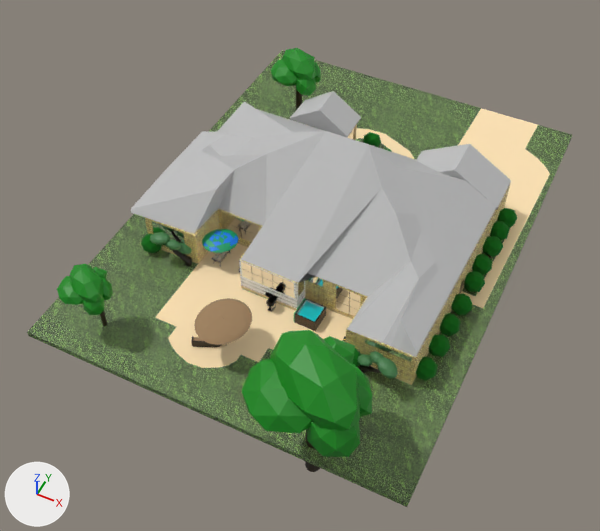
Two versions of the glTF model Gangsta Wizards/Main/BUILDINGS/Residential/R-3/Tipp.glb, one commit apart.
The view is the same before and after, from a camera (50 mm lens) standing at (23.7, -71.7, 60.1) and looking at (-0.4, -23.3, -0.3). Every picture has the same lights, and +X, +Y and +Z are marked at lower left. The older version comes first. Where no turn or scale is listed for an object, it has been applied to the vertices. Vertices at exactly the same position are counted once.

In view in the first picture: 'Building', 'Concrete', 'Ground.001', 'Leaves', 'Roof', 'Shrubs', 'Tree4', 'Trunk', 'Umbrella1', 'Umbrella1.001' and 6 more.
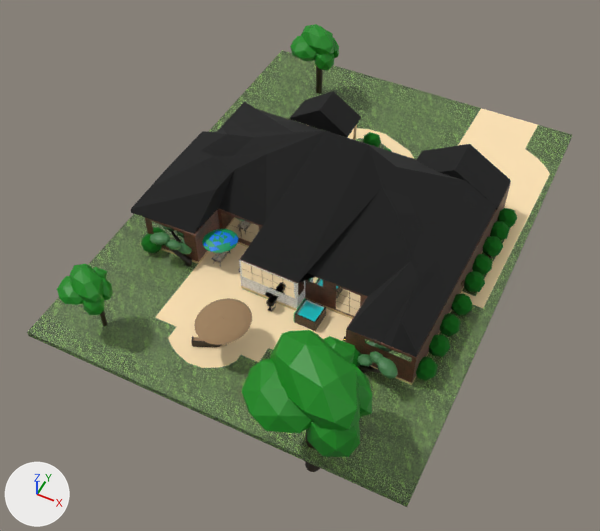
Boxes (x1, y1, x2, y2) around the edits, measured in the pictures (600 x 531 px; the box of a moved part takes in the faces that stretch with it):
'Roof', recoloured (grey to black): (131, 91, 511, 357) in both
'Leaves', reshaped: before (57, 48, 372, 457); after (57, 24, 372, 457)
'Building', surface changed: (145, 112, 511, 385) in both
'Trunk', reshaped (6% taller): before (100, 90, 320, 472); after (100, 66, 323, 472)
part 1 of me_cylinder_002, moved or reshaped (mostly hidden): before (296, 90, 302, 110); after (316, 66, 323, 94)
part 2 of me_sphere_005, moved or reshaped: before (271, 60, 297, 86); after (290, 36, 316, 61)
part 3 of me_sphere_005, moved or reshaped: before (315, 62, 321, 83); after (333, 38, 339, 58)
part 4 of me_sphere_005, moved or reshaped: before (281, 48, 316, 80); after (301, 24, 334, 55)
part 5 of me_sphere_005, moved or reshaped: before (296, 78, 316, 96); after (315, 53, 334, 71)

Diff of the bpy script that builds the scene:
```diff
--- a/Gangsta Wizards/Main/BUILDINGS/Residential/R-3/Tipp.glb.py
+++ b/Gangsta Wizards/Main/BUILDINGS/Residential/R-3/Tipp.glb.py
@@ img_dark_brown_brick @@
+img_dark_brown_brick = load_image('Dark Brown Brick', '_unpacked/Dark_Brown_Brick', 1133, 1108, 'sRGB')
@@ mat_brick @@
 mat_brick = principled_material('Brick')
-mat_brick.texture = img_yellow_brick
+mat_brick.texture = img_dark_brown_brick
@@ mat_roof @@
 mat_roof = principled_material('Roof')
-mat_roof.base_color = (0.518, 0.518, 0.518)  # light grey #bfbfbf
+mat_roof.base_color = (0.00925, 0.00925, 0.00925)  # black #181818
 mat_roof.roughness = 1.0
@@ me_cylinder_002 @@
 # used by ob_trunk; location = (-10.77, -2.94, 2.94)
-me_cylinder_002.from_pydata(...)  # 60 vertices, 108 faces; spans x -2.4..20.7, y -37.9..0.4, z -7.1..4.8
+me_cylinder_002.from_pydata(...)  # 60 vertices, 108 faces; spans x -2.4..20.7, y -37.9..5.8, z -7.1..4.8
+# me_cylinder_002 part 1: the loose piece of 20 vertices spanning x -0.4..0.4, y -0.4..0.4, z -3.4..3.4 is moved by (0.0, 5.4, 0.0)
 me_cylinder_002.materials.append(mat_trunk_material)
@@ me_sphere_005 @@
 # used by ob_leaves; location = (-10.92, -1.76, 5.96)
-me_sphere_005.from_pydata(...)  # 390 vertices, 720 faces; spans x -5.1..24.8, y -43.0..1.4, z -2.6..5.6
+me_sphere_005.from_pydata(...)  # 390 vertices, 720 faces; spans x -5.1..24.8, y -43.0..6.5, z -2.6..5.6
+# me_sphere_005 part 2: the loose piece of 28 vertices spanning x -2.7..1.0, y -3.8..0.0, z -1.0..1.3 is moved by (-0.2, 5.1, 0.0)
+# me_sphere_005 part 3: the loose piece of 23 vertices spanning x 0.2..2.7, y -1.3..0.7, z -1.2..1.2 is moved by (-0.2, 5.1, 0.0)
+# me_sphere_005 part 4: the loose piece of 30 vertices spanning x -2.1..2.6, y -3.0..0.7, z -0.5..2.5 is moved by (-0.2, 5.1, 0.0)
+# me_sphere_005 part 5: the loose piece of 24 vertices spanning x 0.2..2.8, y -3.3..-1.1, z -1.8..1.0 is moved by (-0.2, 5.1, 0.0)
+# other edits to the shape of me_sphere_005 do not show in these pictures
 me_sphere_005.materials.append(mat_leaves_material)
```
